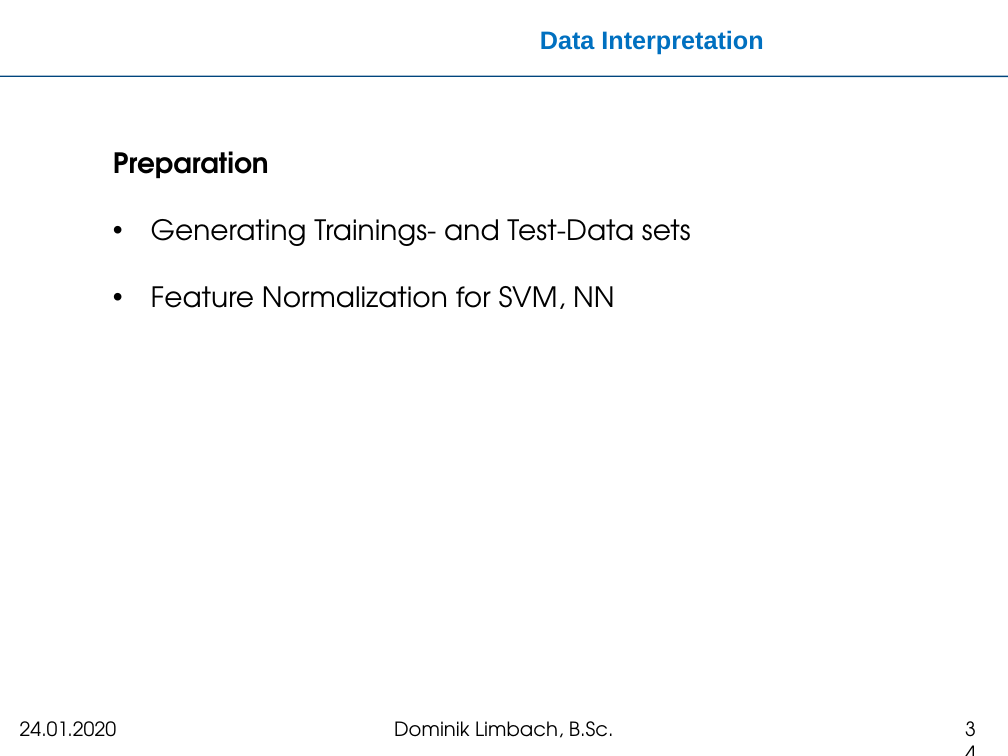
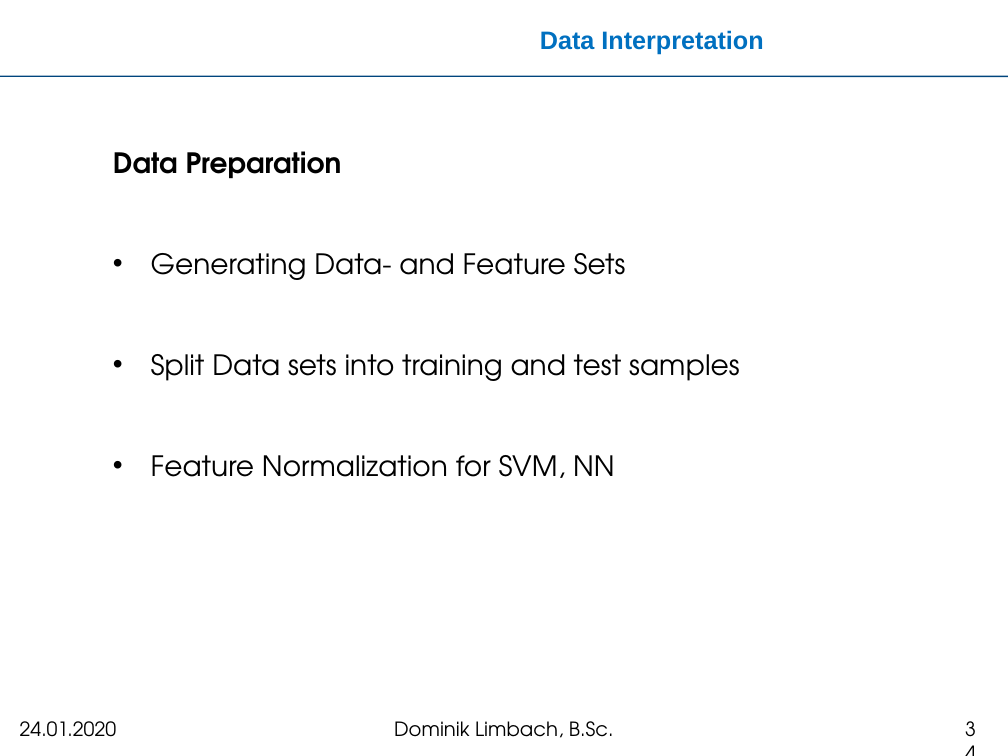
Before and after one commit to meistalampe/MTEC, a slide deck: slide 34 of Kolloquium-Master/kolloquium.pptx. Drawn at 1008x756 pixels with LibreOffice and Linux fonts; fonts in the diff are those of the drawing; background and template pictures are left out. Boxes give left, top, right and bottom in pixels: in the first picture for what was removed or moved away, otherwise in the second. Text is boxed around its words. In the diff, an @@ line names an element or a change of style, - is before the commit and + after.

```diff
--- a/Kolloquium-Master/kolloquium.pptx
+++ b/Kolloquium-Master/kolloquium.pptx
@@ text at box(113, 151, 740, 381): text changed @@
-Preparation
-• Generating Trainings- and Test-Data sets
+Data Preparation
+• Generating Data- and Feature Sets
+• Split Data sets into training and test samples
```
Also in this commit, not shown: 14 other slides changed.
